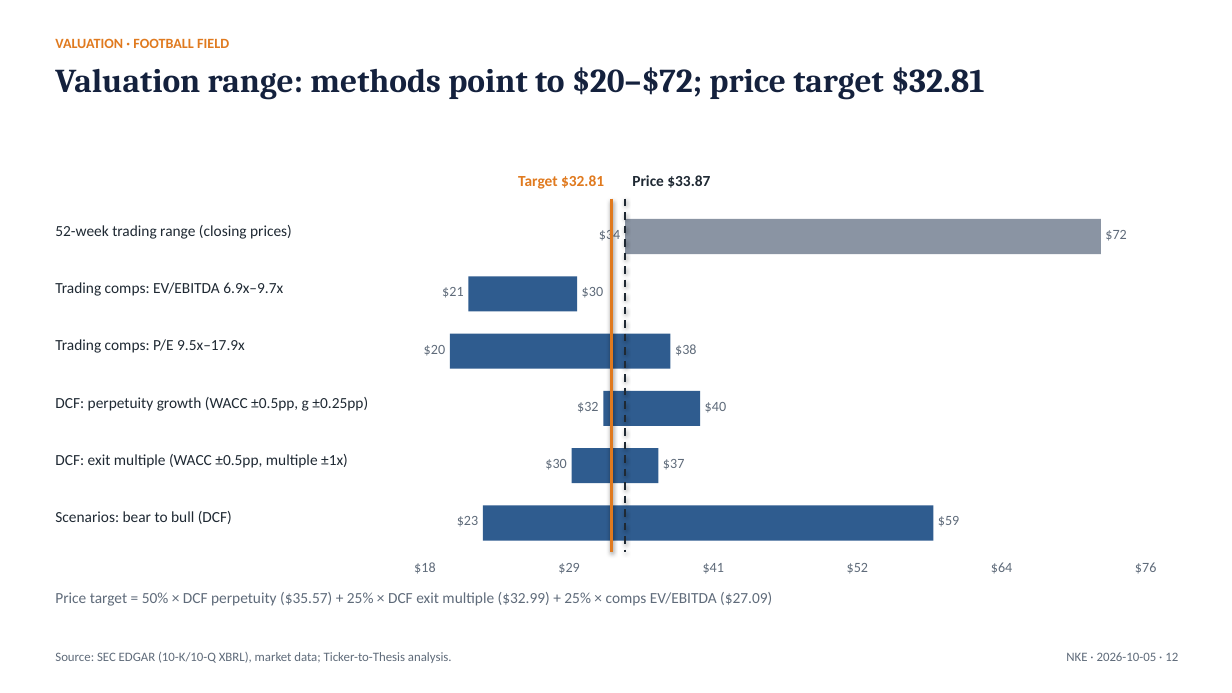
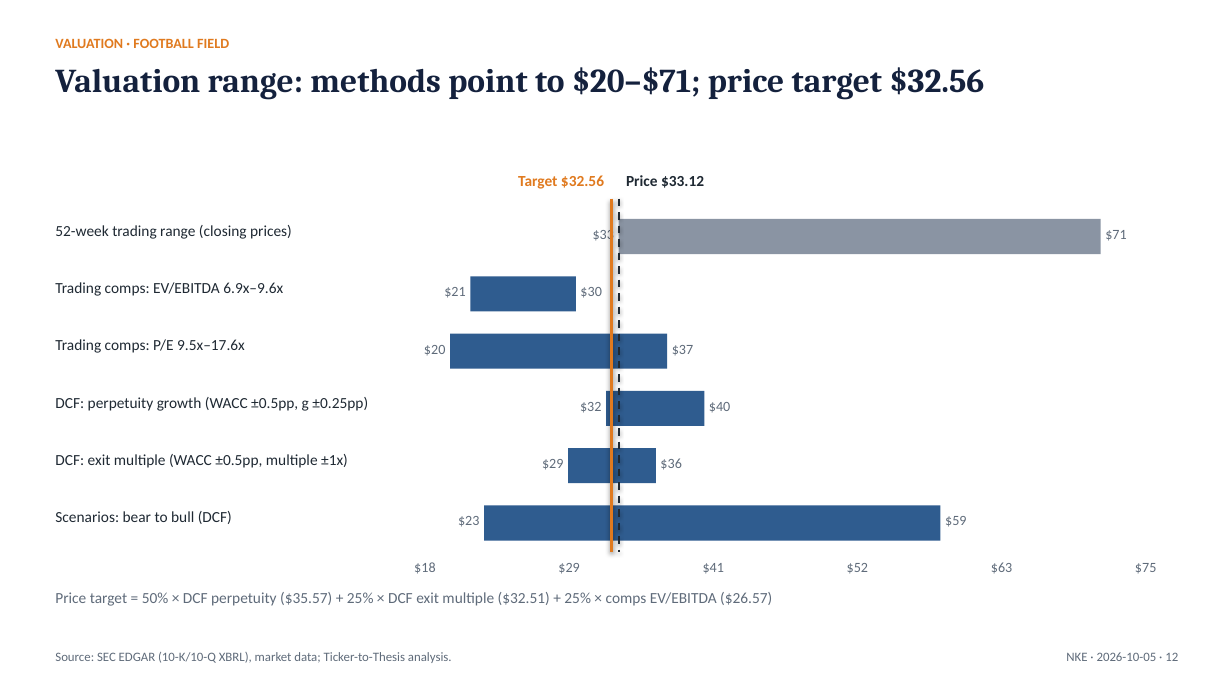
Before and after one commit to Abhishek10-r/ticker-to-thesis, a slide deck: slide 12 of examples/nike/latest/NKE_pitch_deck.pptx. Drawn at 1232x693 pixels with LibreOffice and Linux fonts; fonts in the diff are those of the drawing. Boxes give left, top, right and bottom in pixels: in the first picture for what was removed or moved away, otherwise in the second. Text is boxed around its words. In the diff, an @@ line names an element or a change of style, - is before the commit and + after.

```diff
--- a/examples/nike/latest/NKE_pitch_deck.pptx
+++ b/examples/nike/latest/NKE_pitch_deck.pptx
@@ text at <box>55,67,984,99</box>: text changed @@
-Valuation range: methods point to $20–$72; price target $32.81
+Valuation range: methods point to $20–$71; price target $32.56
@@ text at <box>518,175,604,189</box>: text changed @@
-Target $32.81
+Target $32.56
@@ text at <box>626,175,704,188</box>: text changed @@
-Price $33.87
+Price $33.12
@@ line moved from (625, 199) - (625, 552) to (619, 199) - (619, 552) @@
@@ text at <box>593,227,614,243</box>: text changed @@
-$34
+$33
@@ rectangle: place and size @@
-rectangle at <box>625,219,1101,254</box>
+rectangle at <box>619,219,1102,254</box>
@@ text at <box>1105,230,1126,241</box>: text changed @@
-$72
+$71
@@ text at <box>55,282,283,296</box>: text changed @@
-Trading comps: EV/EBITDA 6.9x–9.7x
+Trading comps: EV/EBITDA 6.9x–9.6x
@@ text at <box>55,339,245,353</box>: text changed @@
-Trading comps: P/E 9.5x–17.9x
+Trading comps: P/E 9.5x–17.6x
@@ rectangle: place and size @@
-rectangle at <box>450,334,671,369</box>
+rectangle at <box>450,334,667,369</box>
@@ text at <box>672,345,693,355</box>: text changed @@
-$38
+$37
@@ text "$40": place and size @@
-text "$40" at <box>705,402,726,413</box>
+text "$40" at <box>709,402,730,412</box>
@@ rectangle: place and size @@
-rectangle at <box>572,448,659,483</box>
+rectangle at <box>568,448,656,483</box>
@@ text at <box>542,459,563,470</box>: text changed @@
-$30
+$29
@@ text at <box>660,458,681,470</box>: text changed @@
-$37
+$36
@@ rectangle: place and size @@
-rectangle at <box>483,506,933,541</box>
+rectangle at <box>484,506,941,541</box>
@@ text "$59": place and size @@
-text "$59" at <box>938,516,959,526</box>
+text "$59" at <box>945,516,966,527</box>
@@ text at <box>991,562,1012,573</box>: text changed @@
-$64
+$63
@@ text at <box>55,592,772,606</box>: text changed @@
-Price target = 50% × DCF perpetuity ($35.57) + 25% × DCF exit multiple ($32.99) + 25% × comps EV/EBITDA ($27.09)
+Price target = 50% × DCF perpetuity ($35.57) + 25% × DCF exit multiple ($32.51) + 25% × comps EV/EBITDA ($26.57)
```
Also in this commit, not shown: 9 other slides changed, 4 other files.
